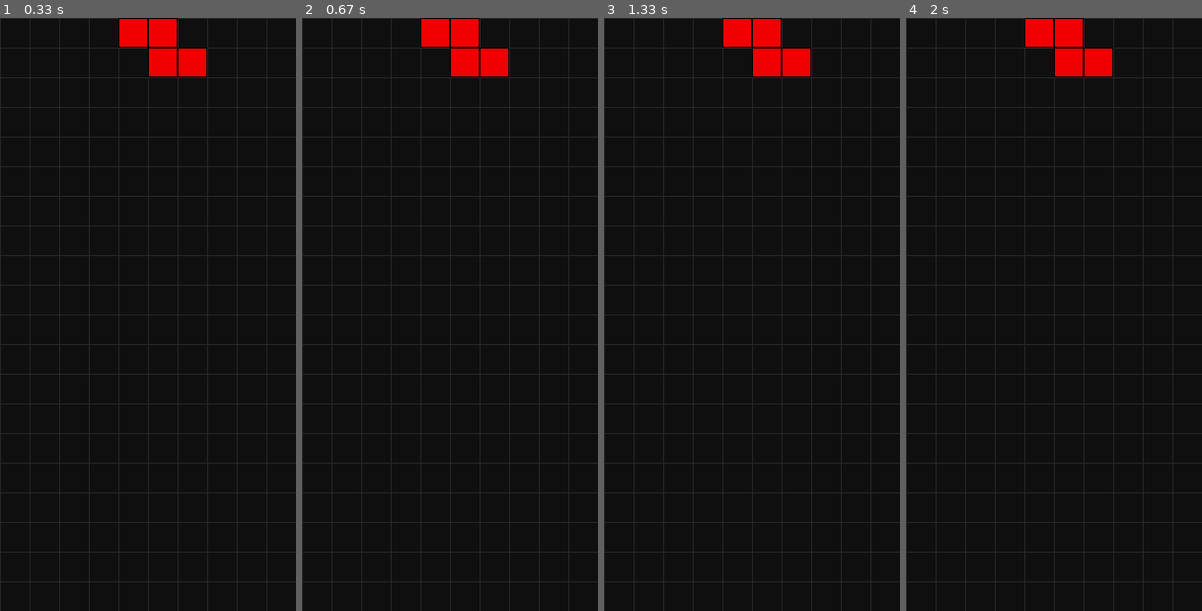
Above: before the commit, frames 1-4 (left to right).
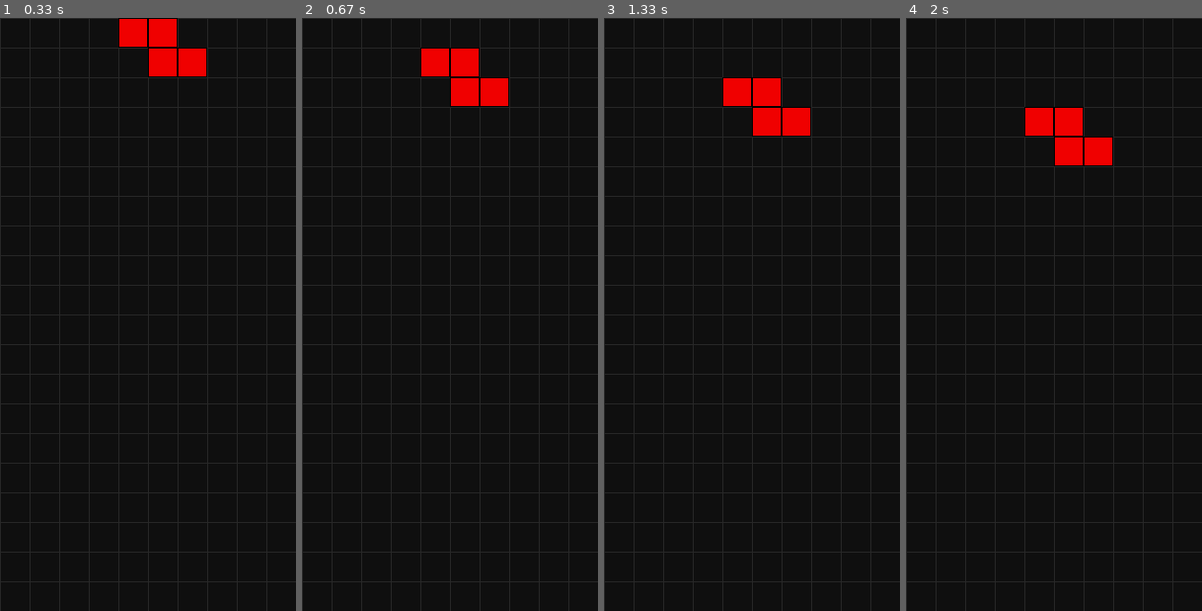
Above: after the commit, the same moments.

Repository: theKHutDeveloper/pygame_arcade_games
Game: pygame game, started from tetris/main.py
The game is run twice, just before and just after one commit, with the same random seed, the same clock (stepped at 60 frames per second) and the same inputs.
Inputs:
- Up to frame 1 (0.33 s): no input
- Up to frame 2 (0.67 s): no input
- Up to frame 3 (1.33 s): no input
- Up to frame 4 (2 s): no input

Frame 1 is identical in both runs. In frame 2, 2.8% of the frame differs, in the area x 40-70%, y 0-15%; in frame 3, 3.8%, in the area x 40-70%, y 0-20%; in frame 4, 3.8%.

Commit message:
Add GravitySystem to move active tetromino downward
- Implement GravitySystem to apply timed downward movement
- Use a fall interval timer to move blocks every 0.5 seconds
- Query GridPosition, ActivePiece, and Falling components
- Register GravitySystem in the ECS world update loop

This enables automatic falling behaviour for active pieces.

Diff:
--- a/tetris/main.py
+++ b/tetris/main.py
@@ -2,7 +2,7 @@
 
 from ecs.world import World
 from tetris.config import SCREEN_WIDTH, SCREEN_HEIGHT, BACKGROUND_COLOR
-from tetris.systems import RenderSystem
+from tetris.systems import RenderSystem, GravitySystem
 from tetris.spawn import SpawnSystem
 
 
@@ -17,6 +17,7 @@
     world = World()
 
     world.add_system(SpawnSystem())
+    world.add_system(GravitySystem())
     world.add_system(RenderSystem(screen))
 
     while world.running:
--- a/tetris/systems.py
+++ b/tetris/systems.py
@@ -1,7 +1,7 @@
 import pygame
 
 from ecs.system import System
-from tetris.components import Block, GridPosition
+from tetris.components import Block, GridPosition, ActivePiece, Falling
 from tetris.config import (
     GRID_WIDTH,
     GRID_HEIGHT,
@@ -62,3 +62,26 @@
                 rect,
                 1,
             )
+
+
+class GravitySystem(System):
+    """
+    Moves the active piece downward over time.
+    """
+
+    def __init__(self, fall_interval=0.5):
+        self.fall_interval = fall_interval
+        self.timer = 0
+
+    def update(self, world, dt, events):
+        self.timer += dt
+
+        if self.timer < self.fall_interval:
+            return
+
+        self.timer = 0
+
+        for entity, (pos, active, falling) in world.get_entities_with(
+            GridPosition, ActivePiece, Falling
+        ):
+            pos.y += 1
